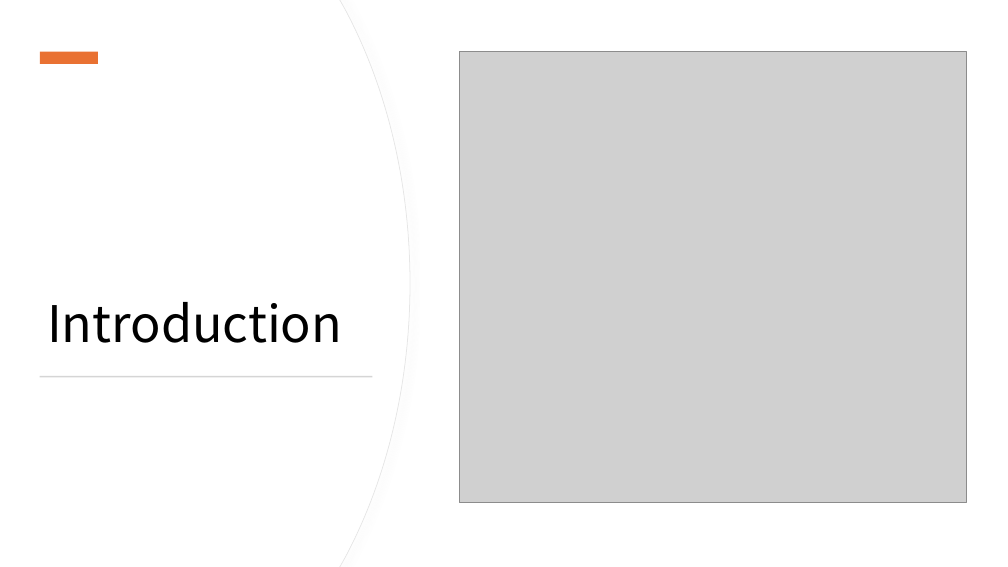
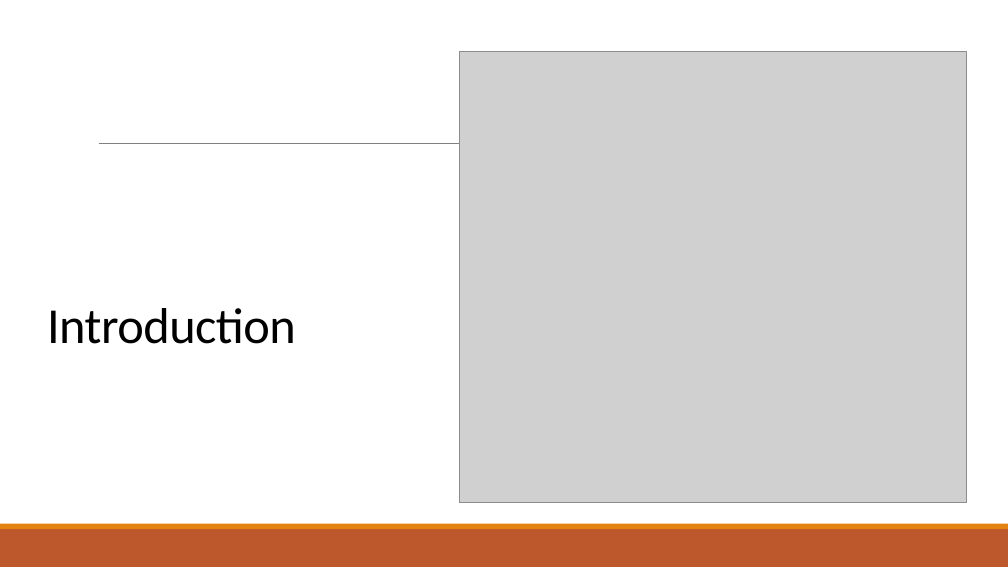
Before and after one commit to salieri009/ThreeJSUTS26, a slide deck: slide 3 of Group26Presentation.pptx. Drawn at 1008x567 pixels with LibreOffice and Linux fonts; fonts in the diff are those of the drawing; grey boxes stand for pictures. Boxes give left, top, right and bottom in pixels: in the first picture for what was removed or moved away, otherwise in the second. Text is boxed around its words. In the diff, an @@ line names an element or a change of style, - is before the commit and + after.

```diff
--- a/Group26Presentation.pptx
+++ b/Group26Presentation.pptx
@@ freeform shape removed at (x1=0, y1=0, x2=410, y2=567) @@
@@ freeform shape removed at (x1=0, y1=0, x2=409, y2=567) @@
@@ rectangle removed at (x1=40, y1=52, x2=98, y2=64) @@
@@ title "Introduction" at (x1=47, y1=308, x2=296, y2=344): font Noto Sans CJK KR to Calibri, letter spacing 0 to -0.5 pt; line spacing 0.9 to 0.85 @@
@@ line added from (99, 144) to (923, 144), #808080 0.5 pt @@
@@ rectangle removed at (x1=40, y1=376, x2=373, y2=377) @@
@@ rectangle added at (x1=0, y1=529, x2=1008, y2=567), fill #BD582C @@
@@ rectangle added at (x1=0, y1=524, x2=1008, y2=529), fill #E48312 @@
```
Also in this commit, not shown: 6 other slides changed, 4 slides added, 1 other file.
